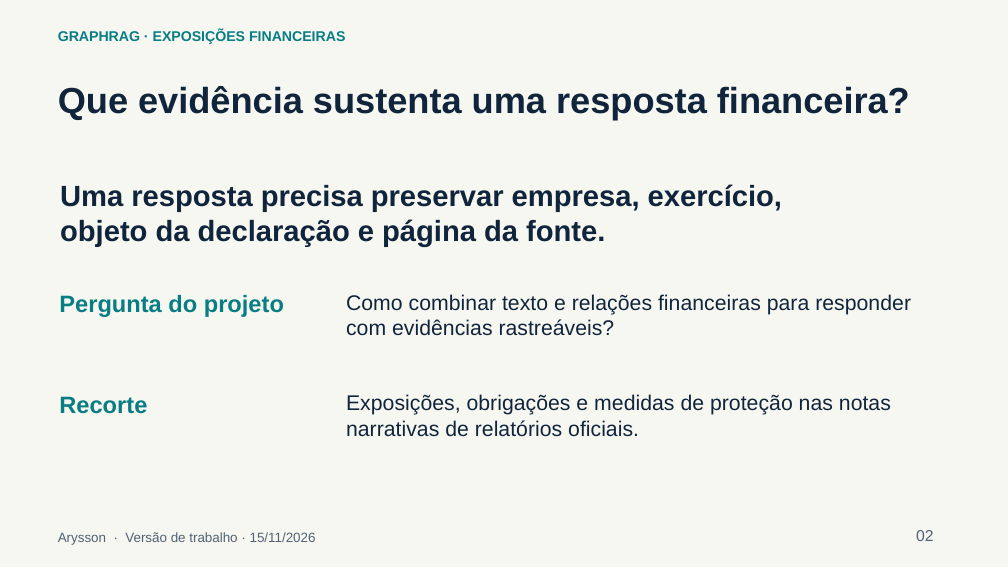
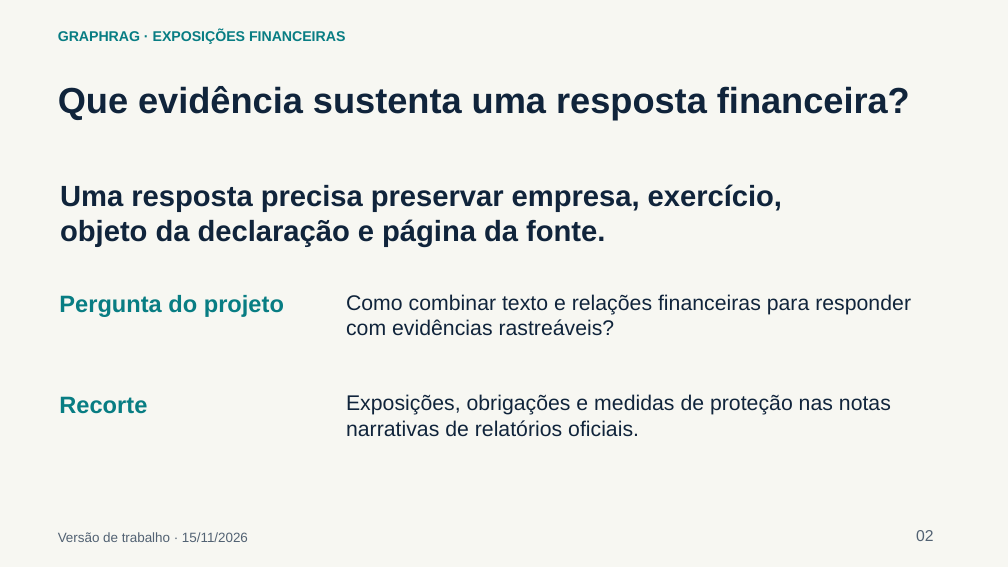
Before and after one commit to victort01/graphrag-riscos-financeiros, a slide deck: slide 2 of docs/apresentacao/apresentacao-revisao.pptx. Drawn at 1008x567 pixels with LibreOffice and Linux fonts; fonts in the diff are those of the drawing. Boxes give left, top, right and bottom in pixels: in the first picture for what was removed or moved away, otherwise in the second. Text is boxed around its words. In the diff, an @@ line names an element or a change of style, - is before the commit and + after.

```diff
--- a/docs/apresentacao/apresentacao-revisao.pptx
+++ b/docs/apresentacao/apresentacao-revisao.pptx
@@ text at (58, 532, 248, 542): text changed @@
-Arysson · Versão de trabalho · 15/11/2026
+Versão de trabalho · 15/11/2026
```
Also in this commit, not shown: 12 other slides changed, 41 other files.
